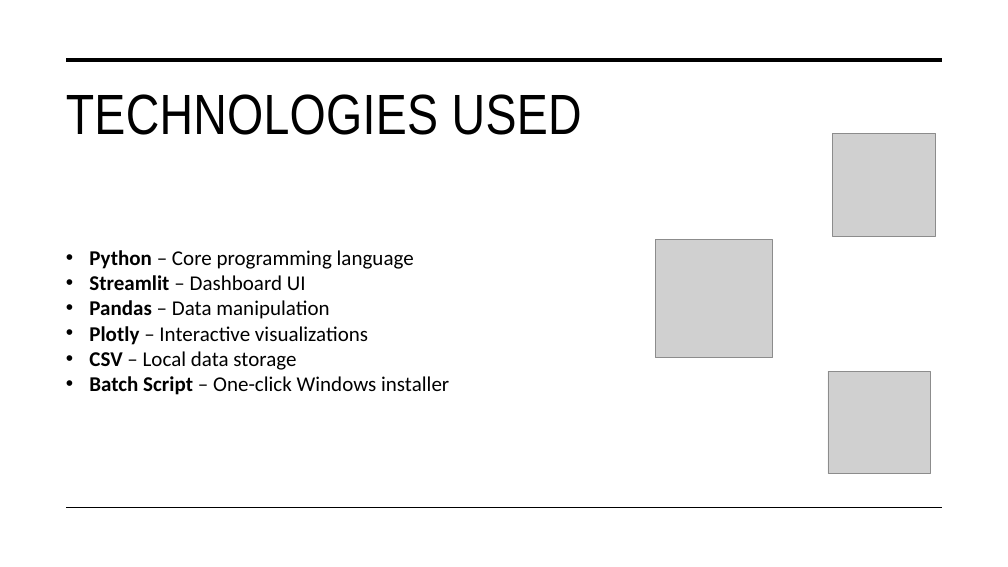
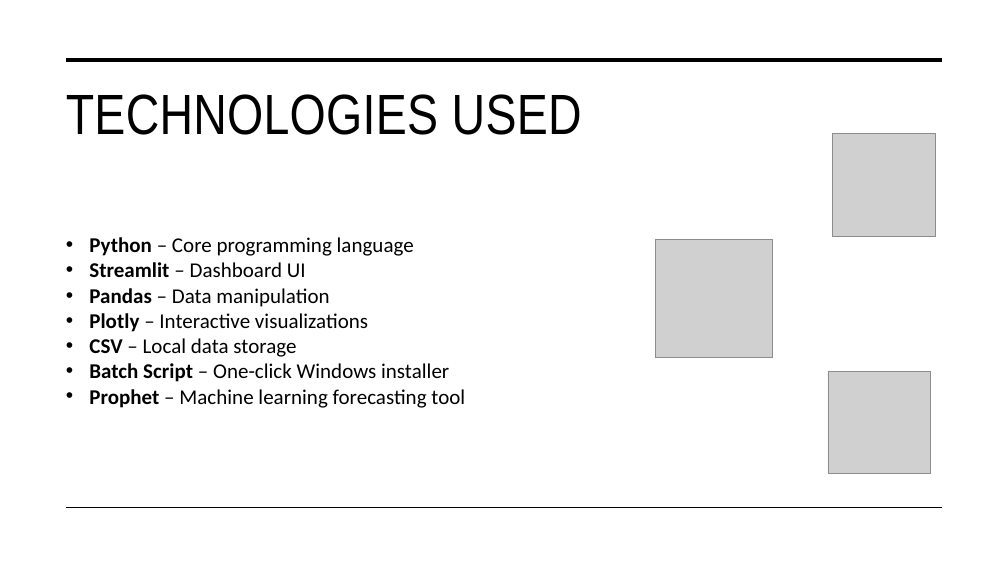
Before and after one commit to alesandro2251/Business-Intelligence---course-project, a slide deck: slide 3 of Prezentaciq.pptx. Drawn at 1008x567 pixels with LibreOffice and Linux fonts; fonts in the diff are those of the drawing; grey boxes stand for pictures. Boxes give left, top, right and bottom in pixels: in the first picture for what was removed or moved away, otherwise in the second. Text is boxed around its words. In the diff, an @@ line names an element or a change of style, - is before the commit and + after.

```diff
--- a/Prezentaciq.pptx
+++ b/Prezentaciq.pptx
@@ subtitle "Python – Core programming language": place and size @@
-subtitle "Python – Core programming language" at bbox=[89, 250, 449, 395]
+subtitle "Python – Core programming language" at bbox=[89, 237, 465, 408]
@@ subtitle at bbox=[89, 389, 465, 408]: paragraph added @@
+• Prophet – Machine learning forecasting tool
```
Also in this commit, not shown: 3 other files.
